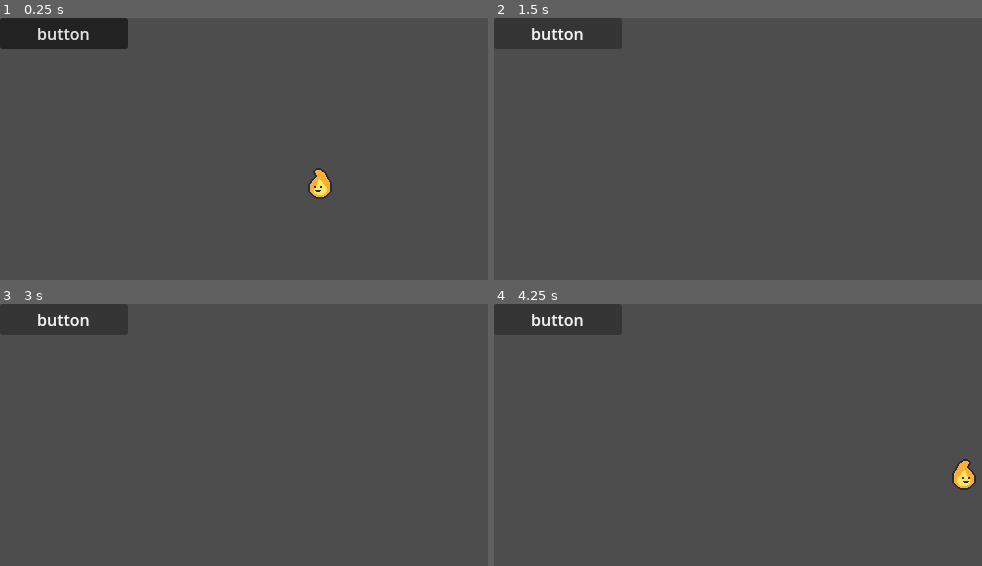
Above: before the commit, frames 1-4 (two rows, left to right).
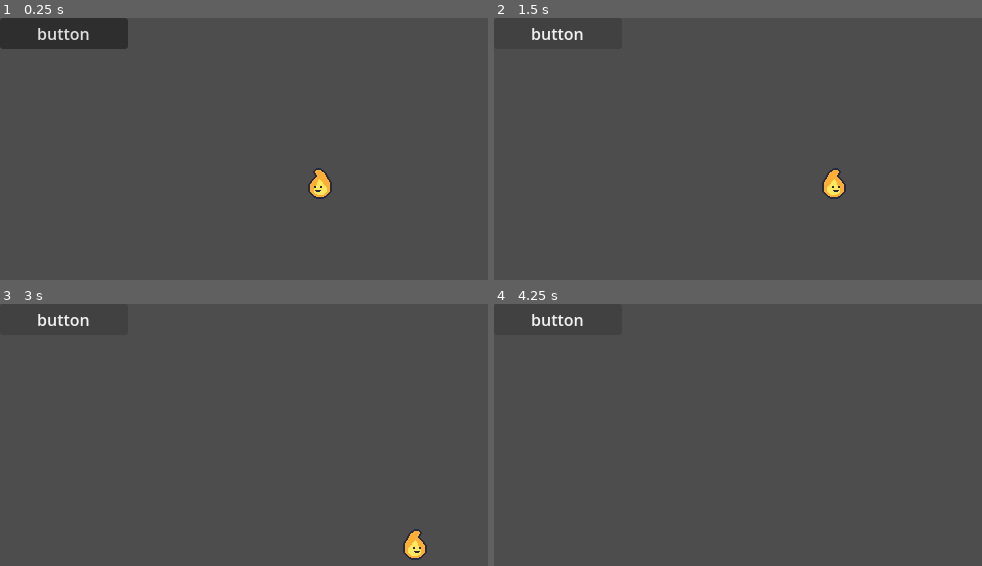
Above: after the commit, the same moments.

Repository: azamatkhu/practica-1
Game: Godot game, scene res://main.tscn
Two runs of this game, one before a commit and one after it. Both use one fixed random seed, a clock stepped at 60 frames per second and the inputs below.
Inputs:
- Up to frame 1 (0.25 s): no input
- Up to frame 2 (1.5 s): click "button" at 0.5 s; tap Enter at 1.25 s; hold D (move_right) from 1.28 s (still down)
- Up to frame 3 (3 s): release D (move_right) at 2.03 s; hold S (move_down) 2.03-2.78 s; hold D (move_right) from 2.78 s (still down)
- Up to frame 4 (4.25 s): release D (move_right) at 3.53 s; hold W (move_up) from 3.53 s (still down)

The runs differ from the first frame. In frame 2, 0.4% of the frame differs, in the area x 67-73%, y 57-70%; in frame 3, 0.4%; in frame 4, 0.4%.

Commit message:
practica 2.1 (1)

Diff:
--- a/canvas_layer.gd
+++ b/canvas_layer.gd
@@ -1,14 +1,4 @@
 extends CanvasLayer
-
-
-# Called when the node enters the scene tree for the first time.
-func _ready() -> void:
-	pass # Replace with function body.
-
-
-# Called every frame. 'delta' is the elapsed time since the previous frame.
-func _process(delta: float) -> void:
-	pass
 
 func _on_button_pressed() -> void:
 	print("button")
--- a/main.tscn
+++ b/main.tscn
@@ -19,4 +19,5 @@
 offset_bottom = 31.0
 text = "button"
 
+[connection signal="pressed" from="CanvasLayer/Button" to="Player" method="_on_button_pressed"]
 [connection signal="pressed" from="CanvasLayer/Button" to="CanvasLayer" method="_on_button_pressed"]
--- a/player.gd
+++ b/player.gd
@@ -2,10 +2,13 @@
 class_name Player
 
 @export var speed: float = 100.0
+@export var timer: Timer
+
 @onready var sprite2d: Sprite2D = $Sprite2D
 
 func _ready() -> void:
 	print("Jugador preparado")
+	timer.paused = true
 
 func _physics_process(delta: float) -> void:
 	var direction := Input.get_vector("move_left", "move_right", "move_up", "move_down")
@@ -23,3 +26,6 @@
 		sprite2d.visible = false
 	else:
 		sprite2d.visible = true
+
+func _on_button_pressed() -> void:
+	timer.paused = false
--- a/player.tscn
+++ b/player.tscn
@@ -6,9 +6,10 @@
 [sub_resource type="CircleShape2D" id="CircleShape2D_6u4tv"]
 radius = 8.0
 
-[node name="Player" type="CharacterBody2D" unique_id=380280925]
+[node name="Player" type="CharacterBody2D" unique_id=380280925 node_paths=PackedStringArray("timer")]
 texture_filter = 1
 script = ExtResource("1_onrkg")
+timer = NodePath("Timer")
 
 [node name="Sprite2D" type="Sprite2D" parent="." unique_id=502206244]
 texture = ExtResource("2_onrkg")
--- a/project.godot
+++ b/project.godot
@@ -14,10 +14,6 @@
 run/main_scene="uid://cy5k32hda88b6"
 config/features=PackedStringArray("4.7", "Forward Plus")
 config/icon="res://icon.svg"
-
-[autoload]
-
-Main="*uid://cy5k32hda88b6"
 
 [display]
 
Not shown, changed: docs/pruebas.md
